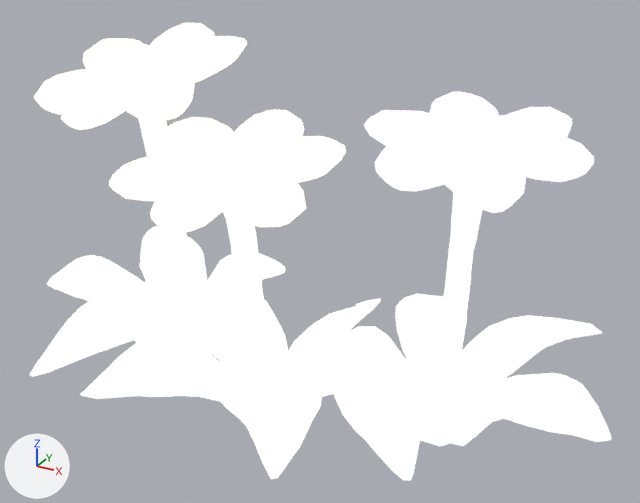
The glTF model public/models/foliage/flower.glb as it was, and as the next commit left it.
The view is the same before and after, from a camera (50 mm lens) standing at (1.48, -2.43, 1.85) and looking at (0.12, 0.05, 0.61). The lights are fixed; the arrows at lower left show +X, +Y and +Z. The older version comes first. Where no turn or scale is listed for an object, it has been applied to the vertices.
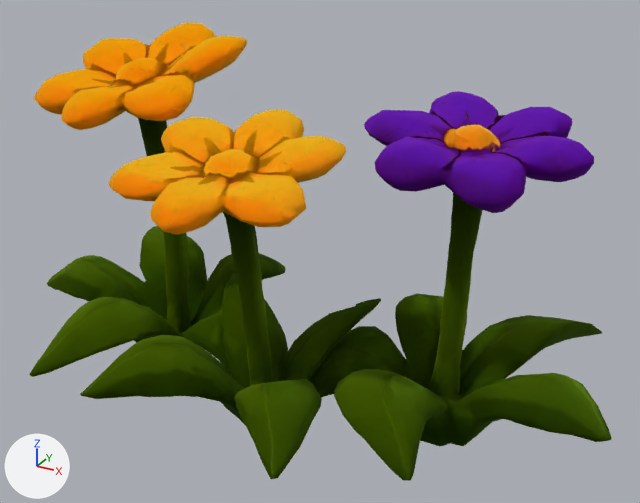
The newer file is also rescaled (x0.798), turned or shifted as a whole; pictures and numbers use the older file's frame.

Location of each change, [x1, y1, x2, y2] in pixels of the pictures (640 x 503 px):
'Mesh_0', surface changed (darker)
    both: [29, 23, 612, 481]

Edits to the bpy script that builds the scene:
```text
Change mat_flowers:
    where n0 = _N.new('ShaderNodeBsdfPrincipled'); n0.name = 'Principled BSDF'
    remove n0.inputs[28].default_value = 1.0  # 'Emission Strength'
    add n0.inputs[1].default_value = 1.0  # 'Metallic'
```
